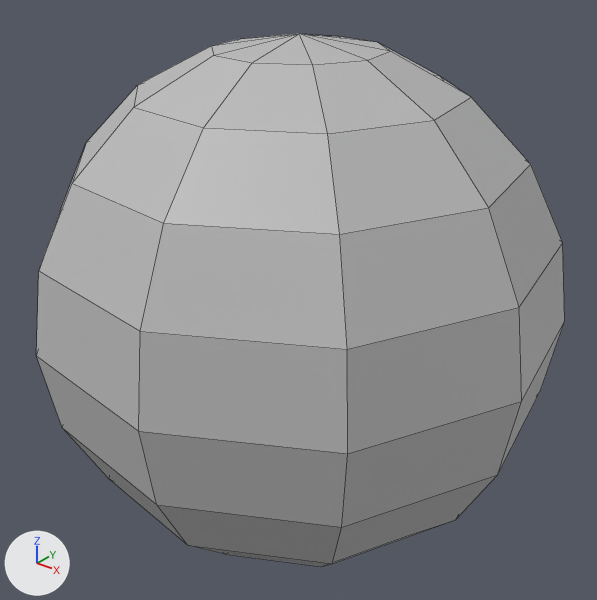
Before and after pictures for a commit that changed the FBX model GameContent/Content/mesh/sphere.fbx.
One viewpoint serves both versions: a 50 mm camera at (0.0346, -0.0433, 0.0463) aimed at (0.0, 0.0, 0.0195). Every picture has the same lights, and +X, +Y and +Z are marked at lower left. Mesh edges are drawn as thin lines. Where no turn or scale is listed for an object, it has been applied to the vertices.
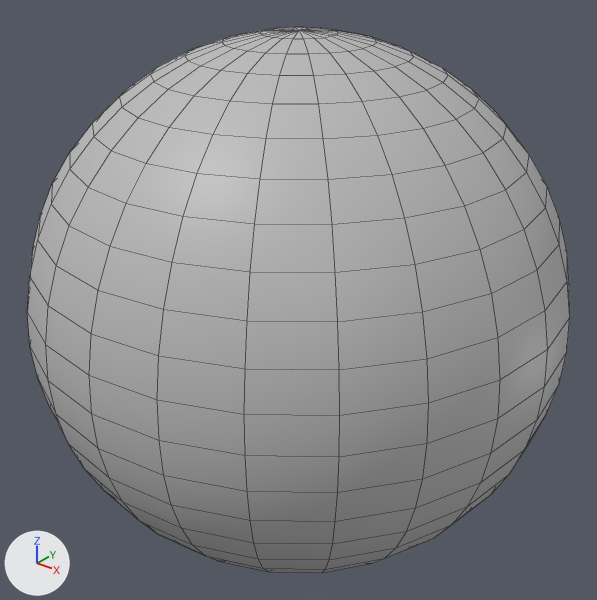
Location of each change, (x1, y1, x2, y2) in pixels of the pictures (597 x 600 px):
'pSphere1', reshaped, moved: before (36, 34, 565, 566); after (27, 27, 570, 573)

The change, as a diff of the scene's bpy script:
```diff
--- a/GameContent/Content/mesh/sphere.fbx.py
+++ b/GameContent/Content/mesh/sphere.fbx.py
@@ me_psphere1 @@
 # used by ob_psphere1; location = (0.0, 0.0, 0.00019)
-me_psphere1.from_pydata(...)  # 92 vertices, 100 faces; spans x -0.0189..0.0189, y -0.0187..0.0187, z 0.0002..0.0383
+me_psphere1.from_pydata(...)  # 554 vertices, 576 faces; spans x -0.0193..0.0193, y -0.0193..0.0193, z -0.0193..0.0193
+# me_psphere1 part 1: 92 vertices removed from x -0.0189..0.0189, y -0.0187..0.0187, z 0.0002..0.0383; 554 vertices added at x -0.0193..0.0193, y -0.0193..0.0193, z -0.0193..0.0193, forming a UV sphere (24 segments, 24 rings, poles along z)
 me_psphere1.materials.append(mat_lambert1)
@@ ob_psphere1 @@
 ob_psphere1 = bpy.data.objects.new('pSphere1', me_psphere1)
-ob_psphere1.location = (0.0, 0.0, 0.00019)
+ob_psphere1.location = (0.0, 0.0, 0.01948)
```
